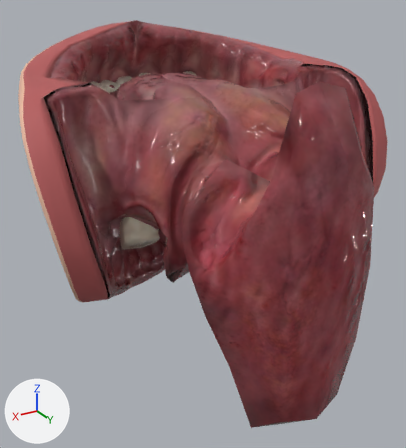
One commit to the glTF model models/polost_rta.glb: the scene before it, then after it.
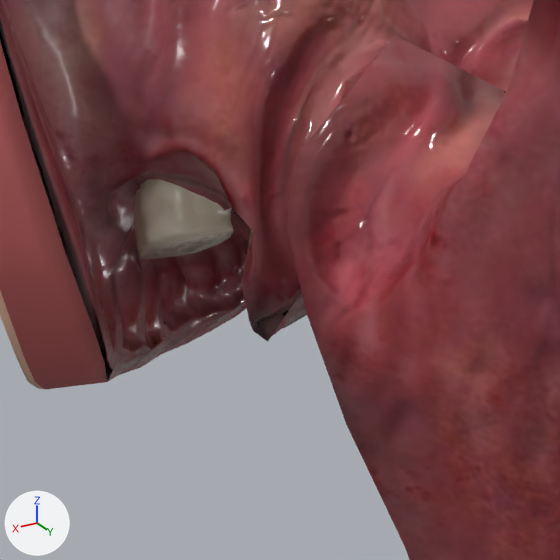
Each version is shown whole from a 50 mm lens placed at (0.0913, 0.1562, 0.0467), pointed at (0.0007, 0.0052, -0.0288), then close up on the part from 16% to 72% of the width and 32% to 83% of the height. Lighting does not change. The marker at lower left points along +X, +Y and +Z. The first two pictures are the older version. Where no turn or scale is listed for an object, it has been applied to the vertices.

Objects in the first close-up: 'desna_niz', 'dno_rta', 'glotka', 'shcheka_lev', 'shcheka_prav', 'zub_37' and 1 more.
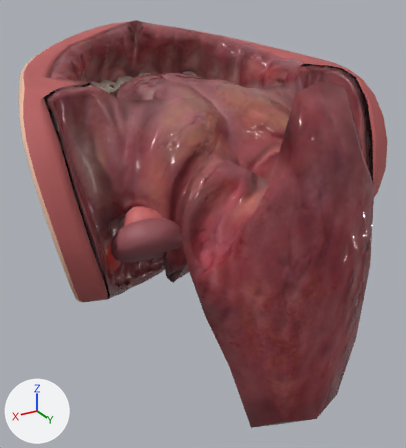
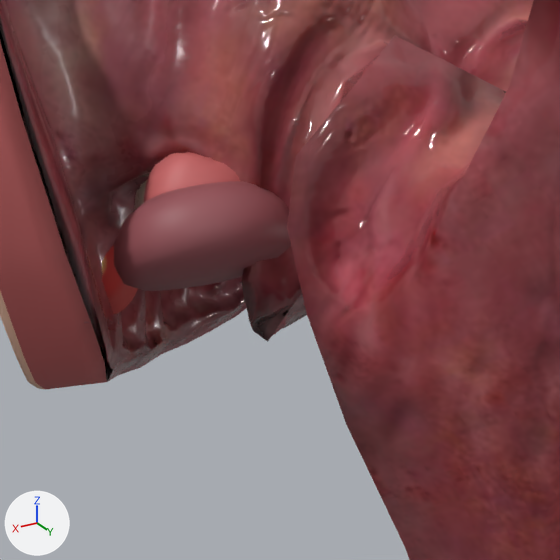
The change, as a diff of the scene's bpy script:
```diff
--- a/models/polost_rta.glb.py
+++ b/models/polost_rta.glb.py
@@ me_porazh_o7_kapyushon @@
+me_porazh_o7_kapyushon.from_pydata(...)  # 282 vertices, 528 faces; spans x 0.02534..0.03783, y 0.02019..0.03088, z -0.02101..-0.00926
+me_porazh_o7_kapyushon.materials.append(mat_porazh)
@@ me_porazh_o6_abscess @@
+me_porazh_o6_abscess.from_pydata(...)  # 225 vertices, 416 faces; spans x 0.03185..0.03799, y 0.00114..0.01355, z -0.03659..-0.02414
+me_porazh_o6_abscess.materials.append(mat_porazh)
@@ me_desna_38 @@
+me_desna_38.from_pydata(...)  # 257 vertices, 480 faces; spans x 0.0218..0.0418, y 0.0182..0.0364, z -0.0273..-0.0111
+me_desna_38.materials.append(mat_porazh)
@@ ob_porazh_o7_kapyushon @@
+ob_porazh_o7_kapyushon = bpy.data.objects.new('porazh_o7_kapyushon', me_porazh_o7_kapyushon)
+ob_porazh_o7_kapyushon.location = (0.0, 0.0, 0.0)
@@ ob_porazh_o6_abscess @@
+ob_porazh_o6_abscess = bpy.data.objects.new('porazh_o6_abscess', me_porazh_o6_abscess)
+ob_porazh_o6_abscess.location = (0.0, 0.0, 0.0)
@@ ob_desna_38 @@
+ob_desna_38 = bpy.data.objects.new('desna_38', me_desna_38)
+ob_desna_38.location = (0.0, 0.0, 0.0)
```

What differs and where, as boxes (x1, y1, x2, y2) in the close-ups (560 x 560 px):
'desna_38', added (brown): after (114, 181, 291, 291)
'porazh_o7_kapyushon', added (pink): after (144, 152, 240, 202)
'porazh_o6_abscess', added (red): after (102, 245, 138, 314)
'zub_37', unchanged, covered by the edit: before (134, 179, 234, 259); after (134, 180, 147, 210)
